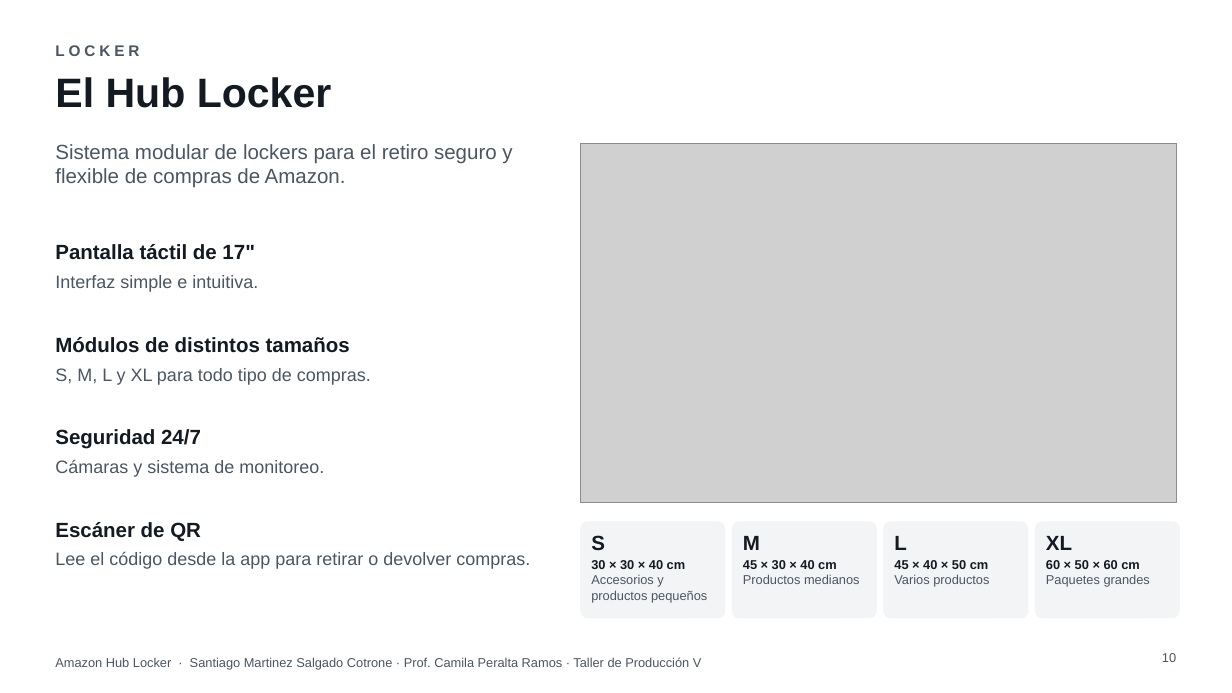
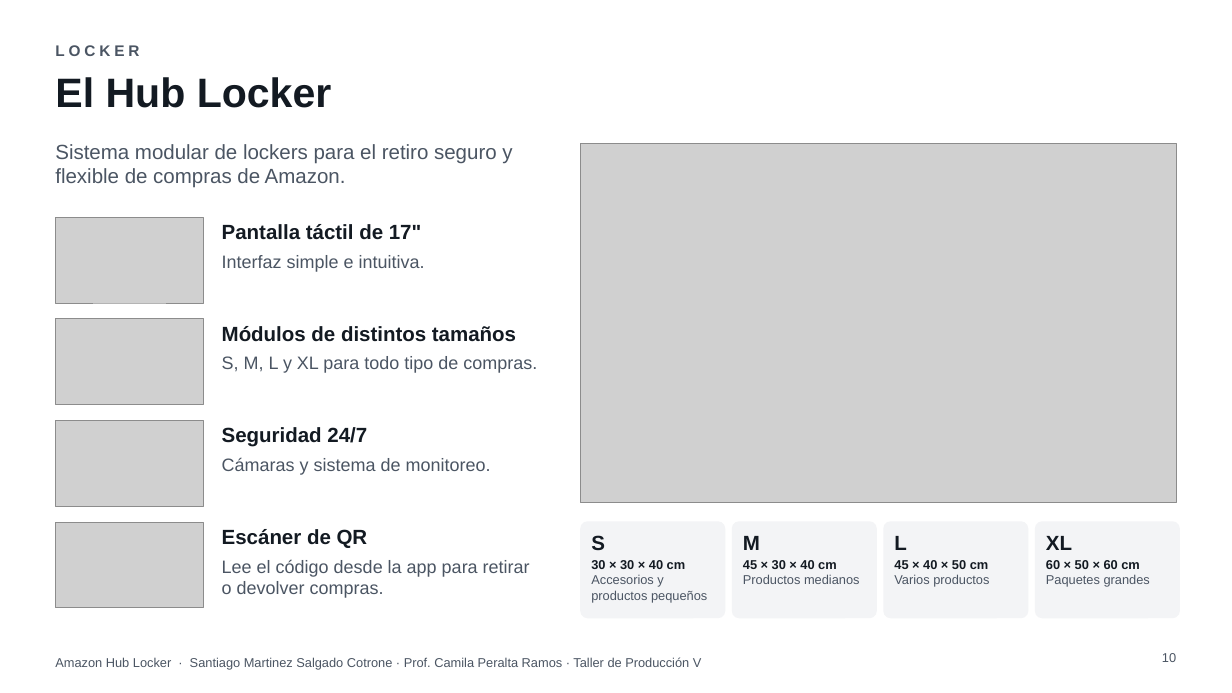
Before and after one commit to ramasalgado/Amazon-Proyecto, a slide deck: slide 10 of presentacion/Amazon-Hub-Locker-presentacion.pptx. Drawn at 1232x693 pixels with LibreOffice and Linux fonts; fonts in the diff are those of the drawing; grey boxes stand for pictures; background and template pictures are left out. Boxes give left, top, right and bottom in pixels: in the first picture for what was removed or moved away, otherwise in the second. Text is boxed around its words. In the diff, an @@ line names an element or a change of style, - is before the commit and + after.

```diff
--- a/presentacion/Amazon-Hub-Locker-presentacion.pptx
+++ b/presentacion/Amazon-Hub-Locker-presentacion.pptx
@@ picture added at box(55, 217, 203, 303) @@
@@ text "Pantalla táctil de 17"": place and size @@
-text "Pantalla táctil de 17"" at box(55, 244, 254, 260)
+text "Pantalla táctil de 17"" at box(222, 224, 421, 240)
@@ text "Interfaz simple e intuitiva.": place and size @@
-text "Interfaz simple e intuitiva." at box(55, 275, 258, 292)
+text "Interfaz simple e intuitiva." at box(222, 255, 425, 272)
@@ picture added at box(55, 319, 203, 405) @@
@@ text "Módulos de distintos tamaños": place and size @@
-text "Módulos de distintos tamaños" at box(55, 337, 350, 353)
+text "Módulos de distintos tamaños" at box(222, 326, 516, 342)
@@ text "S, M, L y XL ...": place and size @@
-text "S, M, L y XL ..." at box(55, 368, 371, 385)
+text "S, M, L y XL ..." at box(222, 356, 537, 373)
@@ text "Seguridad 24/7": place and size @@
-text "Seguridad 24/7" at box(55, 429, 201, 449)
+text "Seguridad 24/7" at box(222, 427, 367, 447)
@@ picture added at box(55, 421, 203, 506) @@
@@ text "Cámaras y sistema de monitoreo.": place and size @@
-text "Cámaras y sistema de monitoreo." at box(55, 459, 324, 477)
+text "Cámaras y sistema de monitoreo." at box(222, 457, 491, 475)
@@ picture added at box(55, 522, 203, 608) @@
@@ text "Escáner de QR": place and size @@
-text "Escáner de QR" at box(55, 522, 201, 541)
+text "Escáner de QR" at box(222, 529, 368, 548)
@@ text "Lee el código desde la ..." rewrapped from box(55, 552, 530, 569) to box(222, 559, 530, 598) @@
```
Also in this commit, not shown: 4 other slides changed, 1 other file.
